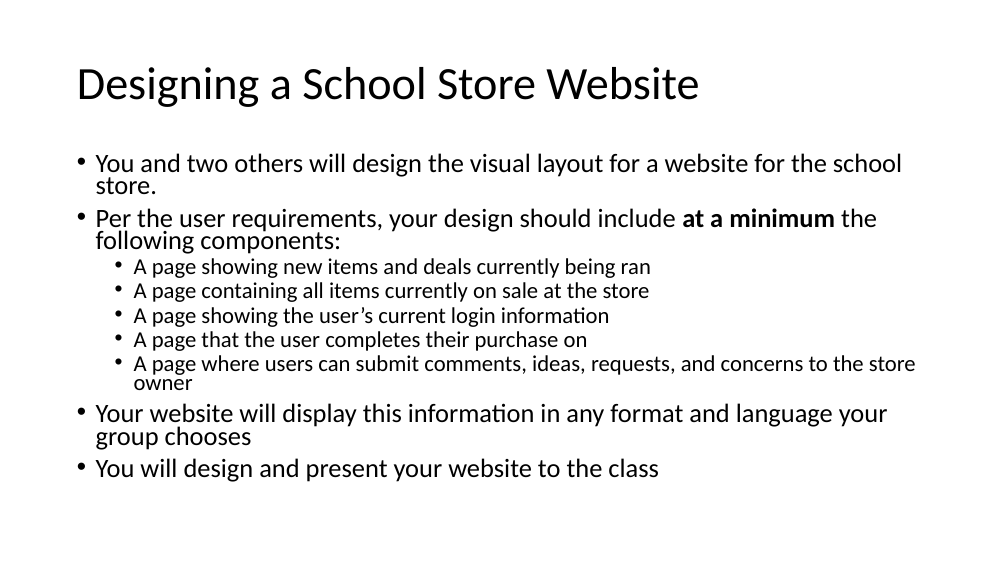
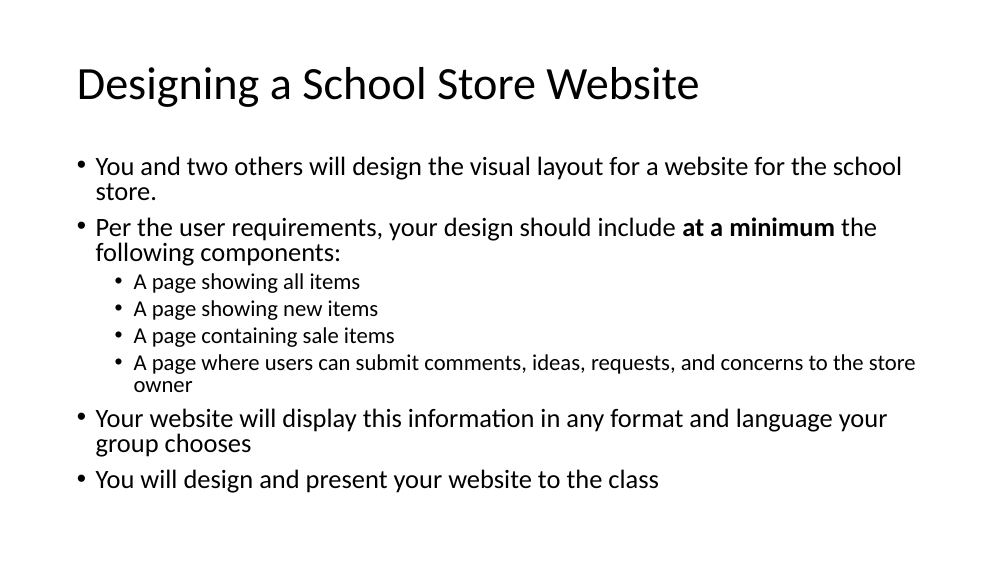
Before and after one commit to MrJoshGross/Course-Curricular-Material, a slide deck: slide 2 of Computer Science Discoveries/Projects/Project 3/Project 3 - Designing a School Store Website.pptx. Drawn at 1008x567 pixels with LibreOffice and Linux fonts; fonts in the diff are those of the drawing. Boxes give left, top, right and bottom in pixels: in the first picture for what was removed or moved away, otherwise in the second. Text is boxed around its words. In the diff, an @@ line names an element or a change of style, - is before the commit and + after.

```diff
--- a/Computer Science Discoveries/Projects/Project 3/Project 3 - Designing a School Store Website.pptx
+++ b/Computer Science Discoveries/Projects/Project 3/Project 3 - Designing a School Store Website.pptx
@@ text at (x1=96, y1=156, x2=916, y2=493): line spacing 0.7 to 0.8 @@
@@ text at (x1=134, y1=273, x2=395, y2=347): text changed @@
-  • A page showing new items and deals currently being ran
-  • A page containing all items currently on sale at the store
-  • A page showing the user’s current login information
-  • A page that the user completes their purchase on
+  • A page showing all items
+  • A page showing new items
+  • A page containing sale items
```
Also in this commit, not shown: 1 other file.
